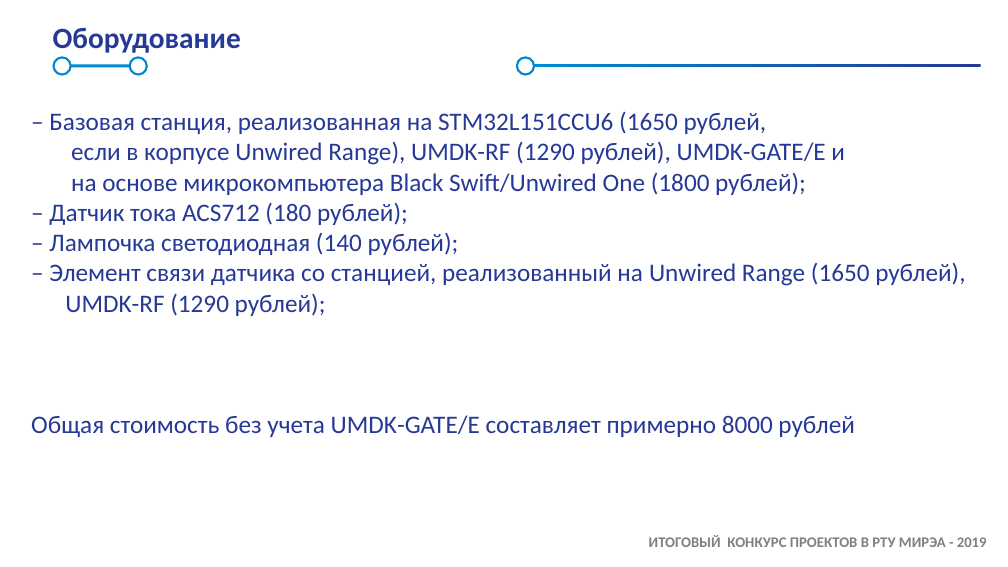
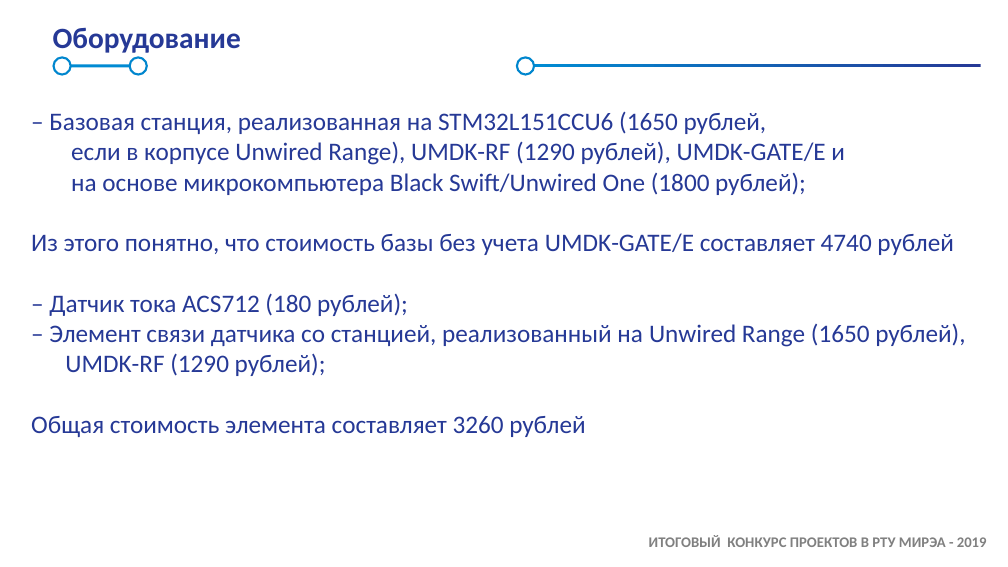
Before and after one commit to Gabslocks/CurrentSensor, a slide deck: slide 6 of docs/SAMSUNG_IoT_Academy_Presentation_Template_2019_1.pptx (slide 7 before the commit). Drawn at 1008x567 pixels with LibreOffice and Linux fonts; fonts in the diff are those of the drawing; background and template pictures are left out. Boxes give left, top, right and bottom in pixels: in the first picture for what was removed or moved away, otherwise in the second. Text is boxed around its words. In the diff, an @@ line names an element or a change of style, - is before the commit and + after.

```diff
--- a/docs/SAMSUNG_IoT_Academy_Presentation_Template_2019_1.pptx
+++ b/docs/SAMSUNG_IoT_Academy_Presentation_Template_2019_1.pptx
@@ text at (31, 233, 953, 255): paragraph added @@
+Из этого понятно, что стоимость базы без учета UMDK-GATE/E составляет 4740 рублей
@@ text at (49, 232, 459, 255): paragraph removed @@
-– Лампочка светодиодная (140 рублей);
@@ text at (31, 416, 585, 437): text changed @@
-Общая стоимость без учета UMDK-GATE/E составляет примерно 8000 рублей
+Общая стоимость элемента составляет 3260 рублей
```
Also in this commit, not shown: 4 other slides changed, 1 other file.
